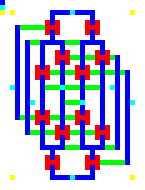
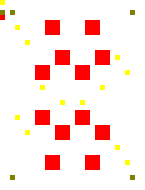
Two versions of the same layered image (w=145, h=190). Layer-by-layer changes:
hid "Cover", painted on it over bbox(0, 5, 135, 180)
hid "Top", painted on it over bbox(0, 0, 135, 180)
hid "Membrane", painted on it over bbox(0, 0, 135, 180)
painted on "Wells" over bbox(0, 0, 135, 180)
hid "Bottom", painted on it over bbox(0, 0, 135, 180)
hid "Base", painted on it over bbox(0, 5, 135, 180)
